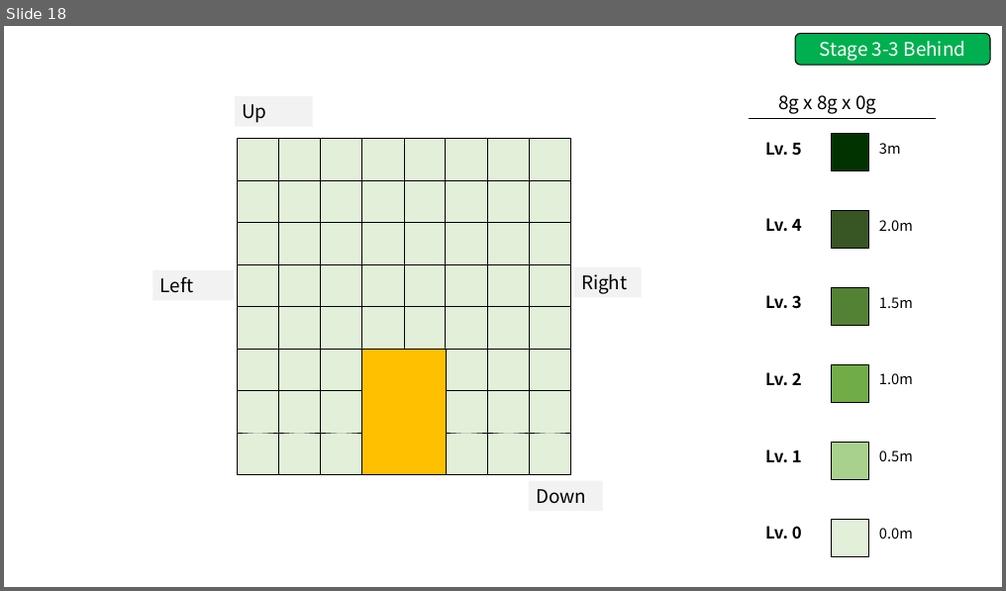
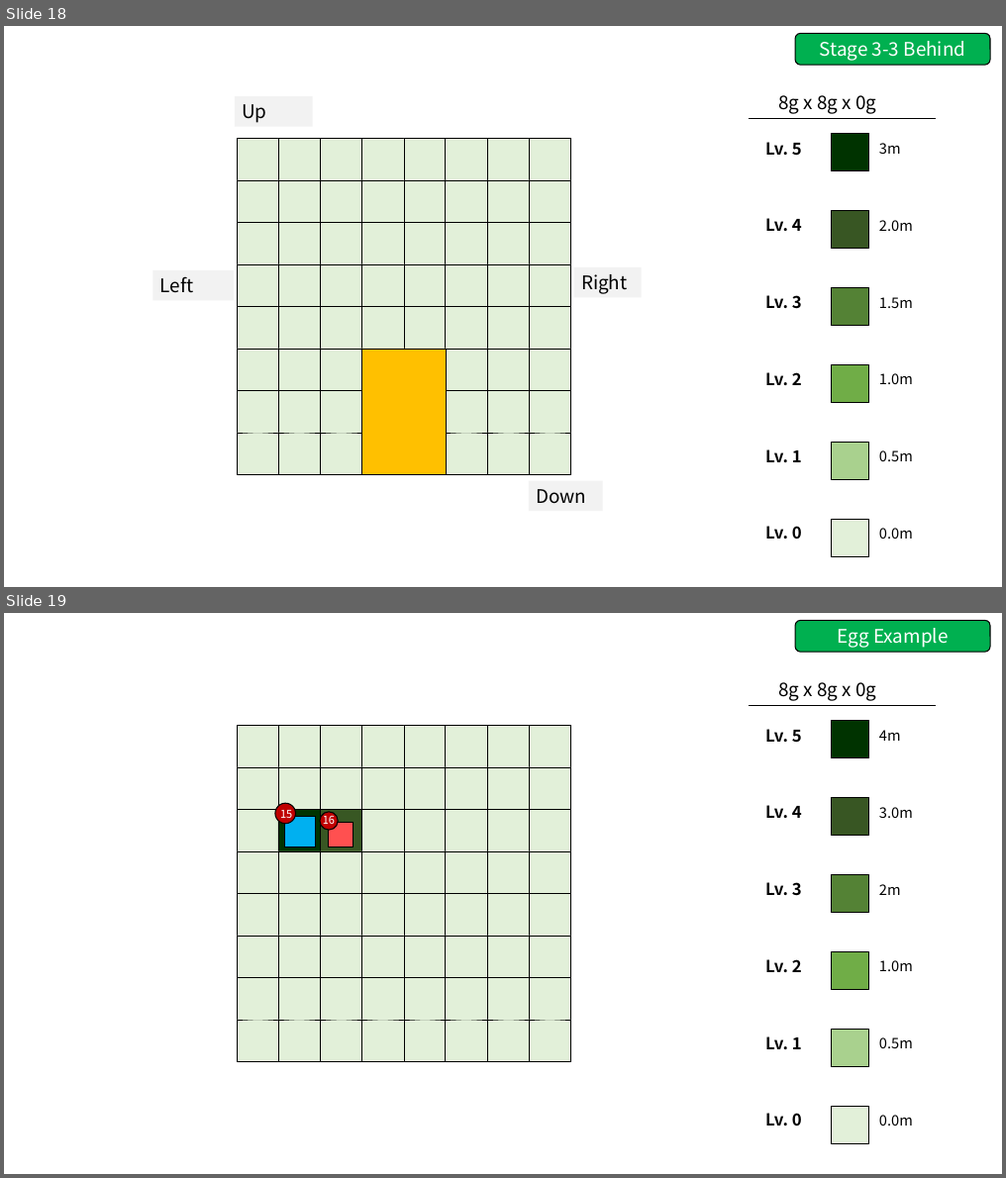
Before and after one commit to GGMGangsterHamster/GangsterHamster, a slide deck: Documents/Gravito_Stage.pptx. Shown one above the other, each under a label of ours: slide 18 before the commit, slides 18 and 19 after it. The pictures are 1006x591 and 1006x1178 pixels, drawn with LibreOffice and Linux fonts; fonts in the diff are those of the drawing. Boxes give left, top, right and bottom in pixels: in the first picture for what was removed or moved away, otherwise in the second. Text is boxed around its words. In the diff, an @@ line names an element or a change of style, - is before the commit and + after.

```diff
--- a/Documents/Gravito_Stage.pptx
+++ b/Documents/Gravito_Stage.pptx
@@ slide 19 added at box(4, 613, 1002, 1174), background #FFFFFF @@
@@ rounded rectangle added at box(795, 621, 991, 652), fill #00B050, outline #000000 1 pt, 18 pt, text #FFFFFF @@
+Egg Example
@@ group added at box(748, 682, 936, 1144): 13 texts, 6 rectangles, 1 line @@
+0.0m
+0.5m
+1.0m
+2m
+3.0m
+4m
+Lv. 0
+Lv. 1
+Lv. 2
+Lv. 3
+Lv. 4
+Lv. 5
+8g x 8g x 0g
@@ ellipse added at box(275, 803, 295, 823), fill #C00000, outline #000000 1 pt @@
@@ text added at box(280, 810, 292, 821), 10.5 pt, text #FFFFFF @@
+15
@@ rectangle added at box(284, 816, 316, 848), fill #00B0F0, outline #000000 1 pt @@
@@ ellipse added at box(320, 812, 338, 830), fill #C00000, outline #000000 1 pt @@
@@ text added at box(323, 813, 335, 828), 10.5 pt, text #FFFFFF @@
+16
@@ rectangle added at box(328, 823, 352, 848), fill #FF5050, outline #000000 1 pt @@
@@ group added at box(237, 725, 570, 1061): 64 rectangles @@
```
Also in this commit, not shown: 1 slide removed.
